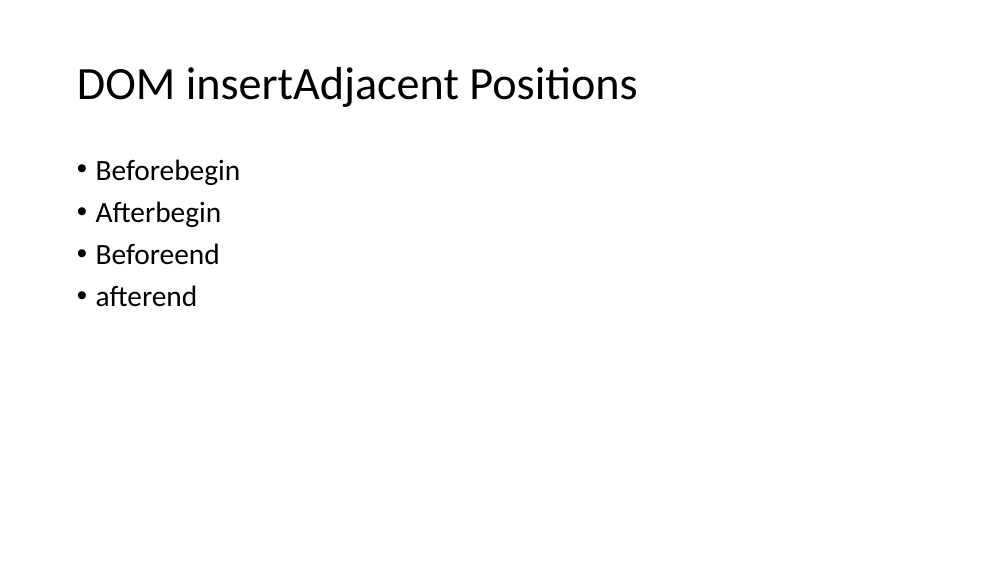
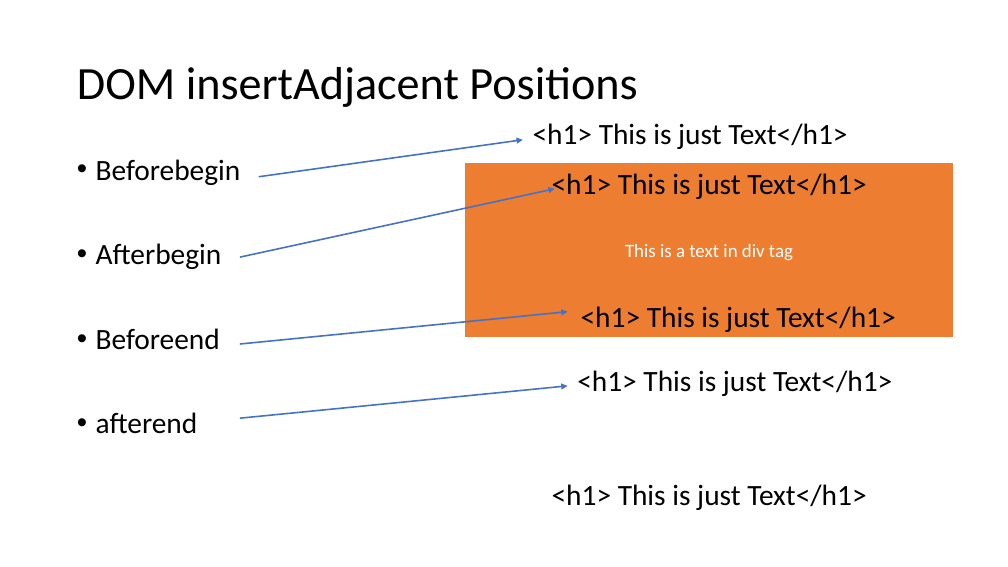
Before and after one commit to PiyushChaturvedii/batch03, a slide deck: slide 53 of JS Array Methods.pptx. Drawn at 1008x567 pixels with LibreOffice and Linux fonts; fonts in the diff are those of the drawing. Boxes give left, top, right and bottom in pixels: in the first picture for what was removed or moved away, otherwise in the second. Text is boxed around its words. In the diff, an @@ line names an element or a change of style, - is before the commit and + after.

```diff
--- a/JS Array Methods.pptx
+++ b/JS Array Methods.pptx
@@ arrow added from (259, 177) to (523, 140), #4472C4 1.5 pt @@
@@ text added at (533, 123, 847, 149), 28 pt, text #000000 @@
+<h1> This is just Text</h1>
@@ text "Beforebegin" rewrapped from (96, 159, 241, 307) to (96, 159, 241, 434) @@
@@ rectangle added at (464, 162, 954, 337), fill #ED7D31, outline #FFFFFF 1.5 pt, 18 pt, text #FFFFFF @@
+This is a text in div tag
@@ text added at (552, 173, 866, 199), 28 pt, text #000000 @@
+<h1> This is just Text</h1>
@@ arrow added from (240, 257) to (555, 189), #4472C4 1.5 pt @@
@@ arrow added from (240, 344) to (568, 312), #4472C4 1.5 pt @@
@@ text added at (581, 306, 895, 332), 28 pt, text #000000 @@
+<h1> This is just Text</h1>
@@ arrow added from (240, 418) to (568, 386), #4472C4 1.5 pt @@
@@ text added at (577, 370, 892, 396), 28 pt, text #000000 @@
+<h1> This is just Text</h1>
@@ text added at (552, 484, 866, 510), 28 pt, text #000000 @@
+<h1> This is just Text</h1>
```
Also in this commit, not shown: 2 slides added, 7 other files.
